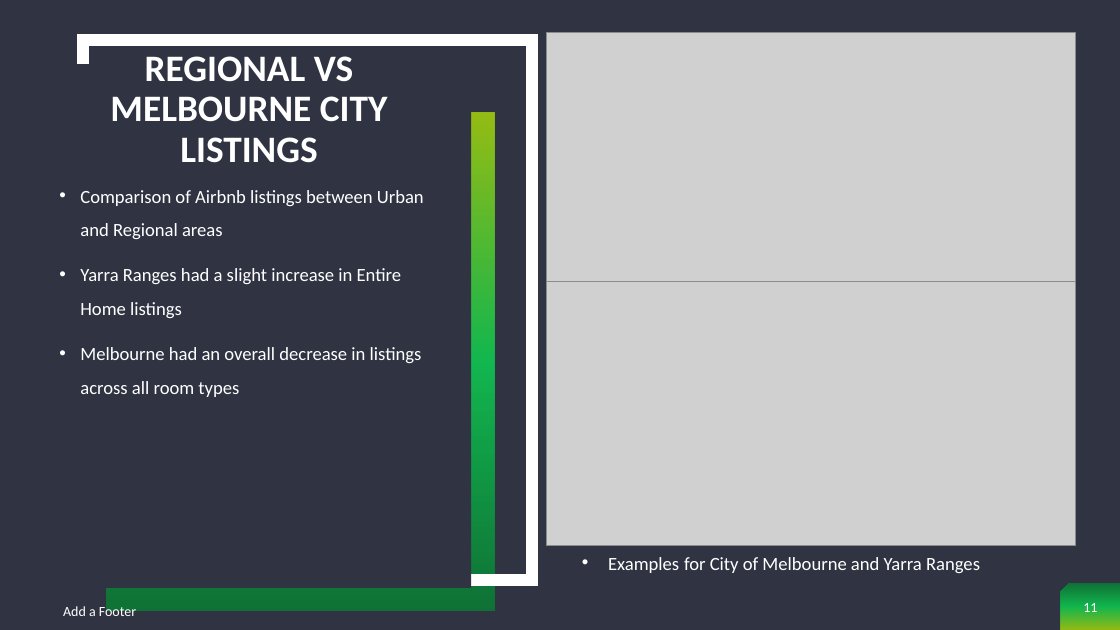
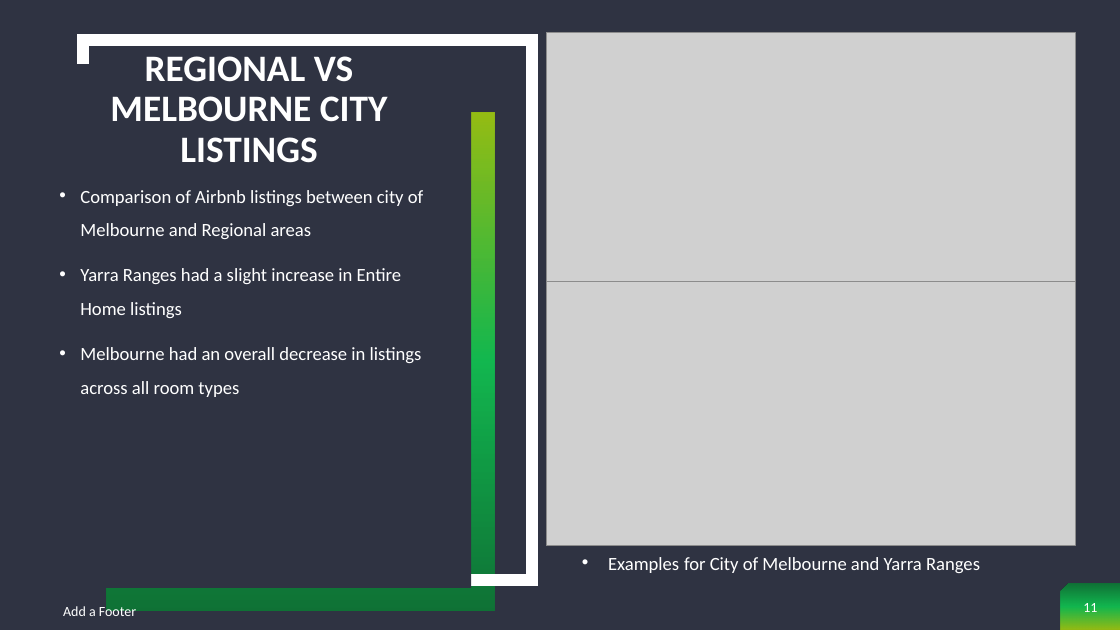
Before and after one commit to cjdance/Project_1, a slide deck: slide 11 of AirBnb Project - Sherin, Neena and Cody.pptx. Drawn at 1120x630 pixels with LibreOffice and Linux fonts; fonts in the diff are those of the drawing; grey boxes stand for pictures. Boxes give left, top, right and bottom in pixels: in the first picture for what was removed or moved away, otherwise in the second. Text is boxed around its words. In the diff, an @@ line names an element or a change of style, - is before the commit and + after.

Commit message:
Ppt slide update

```diff
--- a/AirBnb Project - Sherin, Neena and Cody.pptx
+++ b/AirBnb Project - Sherin, Neena and Cody.pptx
@@ text at box(80, 190, 423, 239): text changed @@
-• Comparison of Airbnb listings between Urban and Regional areas
+• Comparison of Airbnb listings between city of Melbourne and Regional areas
```
